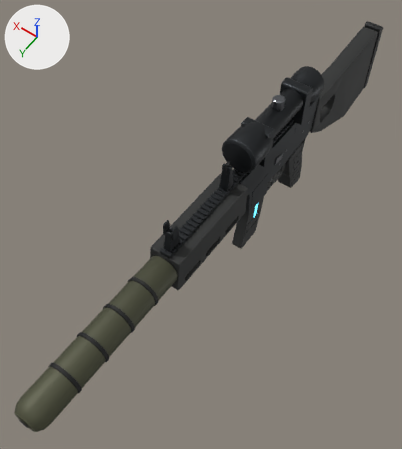
An edit to the glTF model assets/models/armory/silent.glb, drawn before and after from the same camera.
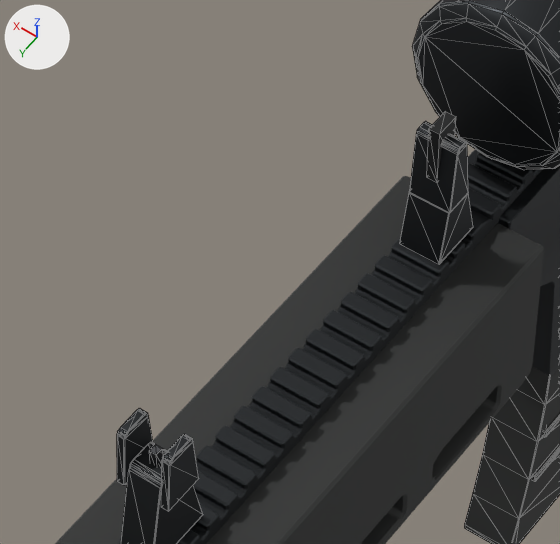
Old and new are each drawn whole from a 50 mm lens placed at (-0.351, 0.81, 0.842), pointed at (0.039, 0.263, -0.018) and again close up on the part from 35% to 62% of the width and 31% to 55% of the height. Lighting does not change. The marker at upper left points along +X, +Y and +Z. The last two pictures show the newer version. The close-ups show mesh edges as thin lines. Where no turn or scale is listed for an object, it has been applied to the vertices. Vertices at exactly the same position are counted once.

In view in the first close-up: 'Body', 'Cell', 'IronSight'.
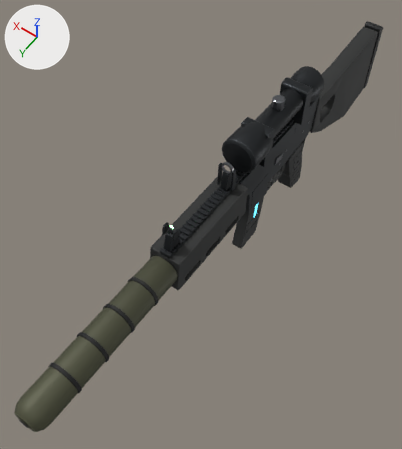
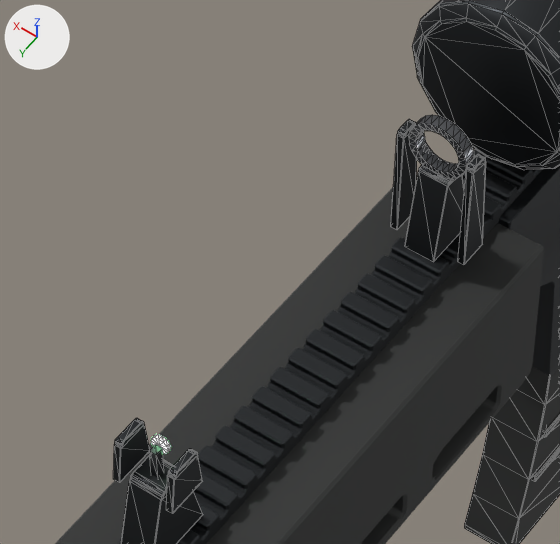
Patch to the scene script:
```diff
--- a/assets/models/armory/silent.glb.py
+++ b/assets/models/armory/silent.glb.py
@@ mat_sightdot @@
+mat_sightdot = bpy.data.materials.new('SightDot')
+# nodes: BsdfPrincipled, Mix, OutputMaterial, VertexColor
+# colours: green #a0ffb3, mixed with the vertex colours
@@ me_ironsight @@
 # used by ob_ironsight; location = (0.0, 0.0, 0.0)
-me_ironsight.from_pydata(...)  # 594 vertices, 1140 faces; spans x -0.036..0.036, y -0.056..0.414, z 0.094..0.187
+me_ironsight.from_pydata(...)  # 780 vertices, 1504 faces; spans x -0.036..0.036, y -0.056..0.414, z 0.094..0.187
+# me_ironsight part 1: the loose piece of 52 vertices spanning x -0.007..0.007, y 0.386..0.414, z 0.1..0.139 is copied, and the copy is scaled about its middle by (0.963, 0.749, 0.896), then moved by (0.0, -0.16, -0.002); it spans x -0.006..0.006, y 0.229..0.251, z 0.1..0.135
+# me_ironsight part 2: the loose piece of 52 vertices spanning x 0.007..0.01, y 0.392..0.408, z 0.129..0.153 is scaled about its middle by (0.925, 0.67, 1.99), then moved by (0.005, -0.16, -0.017)
+# me_ironsight part 3: the loose piece of 52 vertices spanning x -0.01..-0.007, y 0.392..0.408, z 0.129..0.153 is scaled about its middle by (0.925, 0.67, 1.99), then moved by (-0.005, -0.16, -0.017)
+# me_ironsight part 4: the loose piece of 52 vertices spanning x 0.007..0.01, y 0.392..0.408, z 0.129..0.153 is copied, and the copy is scaled about its middle by (0.866, 1, 0.742), then moved by (0.002, 0.0, -0.003); it spans x 0.009..0.012, y 0.392..0.408, z 0.129..0.147
+# me_ironsight part 5: the loose piece of 52 vertices spanning x -0.01..-0.007, y 0.392..0.408, z 0.129..0.153 is copied, and the copy is scaled about its middle by (0.866, 1, 0.742), then moved by (-0.002, 0.0, -0.003); it spans x -0.012..-0.009, y 0.392..0.408, z 0.129..0.147
+# me_ironsight part 6: a new loose piece, a 12-sided cylinder along y spanning x -0.0034..0.0034, y 0.3966..0.3982, z 0.1416..0.1484, in mat_sightdot
+# me_ironsight part 7
+# 88 vertices are removed from x -0.009..0.009, y 0.229..0.251, z 0.1..0.157
+# 176 faces are deleted
+# 4 vertices move within x -0.008..0.008, y 0.237..0.243, z 0.149
+# 56 vertices are added at x -0.012..0.012, y 0.237..0.243, z 0.133..0.157
+# 36 new vertices lie (0.0, 0.006, 0.0) away from vertices in x -0.012..0.012, y 0.237, z 0.133..0.157
+# 192 new faces join them, mat_machinedsteel
+# me_ironsight part 8
+# 34 vertices in x -0.007..0.007, y 0.394..0.406, z 0.136..0.139 move by (0.0, 0.0, -0.006)
+# 4 vertices in x -0.001..0.001, y 0.398..0.402, z 0.135 move by (0.0, 0.0, -0.003)
+# 6 vertices move from x -0.007..0.007, y 0.393..0.406, z 0.135..0.137 to x -0.007..0.007, y 0.393..0.407, z 0.13..0.131
 me_ironsight.materials.append(mat_parkerizedsteel)
@@ me_ironsight @@
 me_ironsight.materials.append(mat_machinedsteel)
-me_ironsight.materials.append(mat_recessblack)
+me_ironsight.materials.append(mat_sightdot)
```

Where the change shows, as pixel boxes [x1, y1, x2, y2] in the close-ups (560 x 544 px; the box of a moved part takes in the faces that stretch with it):
'IronSight', reshaped
    before: [117, 0, 560, 544]
    after: [113, 0, 560, 544]
part 1 of me_ironsight, added
    after: [405, 165, 464, 262]
part 2 of me_ironsight, moved or reshaped
    before: [117, 408, 153, 485]
    after: [391, 119, 417, 230]
part 3 of me_ironsight, moved or reshaped
    before: [161, 434, 199, 511]
    after: [458, 154, 486, 265]
part 4 of me_ironsight, added
    after: [113, 418, 150, 483]
part 5 of me_ironsight, added
    after: [166, 449, 203, 514]
part 6 of me_ironsight, added
    after: [151, 434, 171, 454]
part 7 of me_ironsight, moved or reshaped
    before: [400, 111, 473, 264]
    after: [409, 115, 474, 180]
part 8 of me_ironsight, moved or reshaped
    before: [121, 442, 203, 544]
    after: [121, 448, 203, 544]
